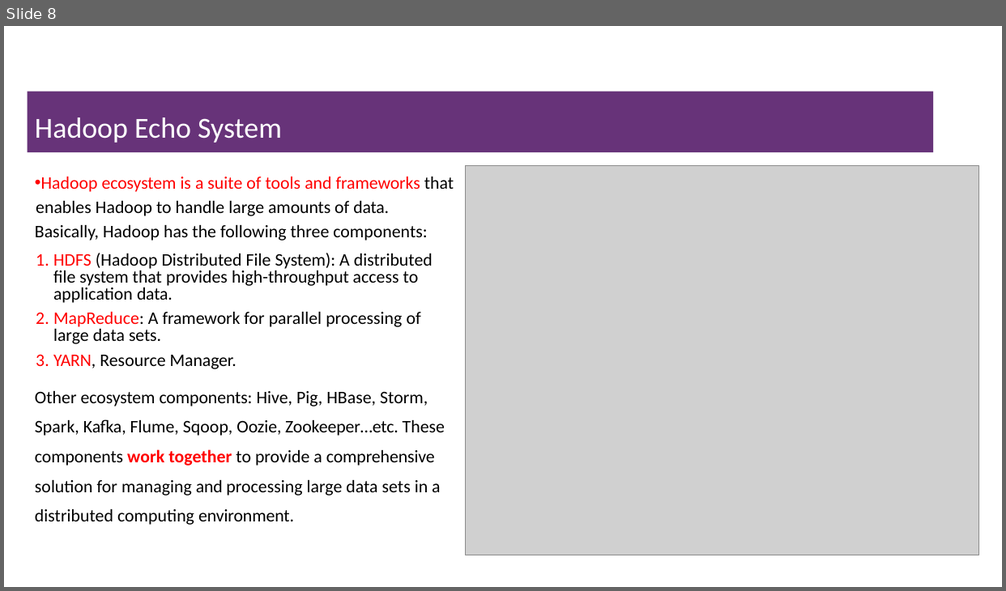
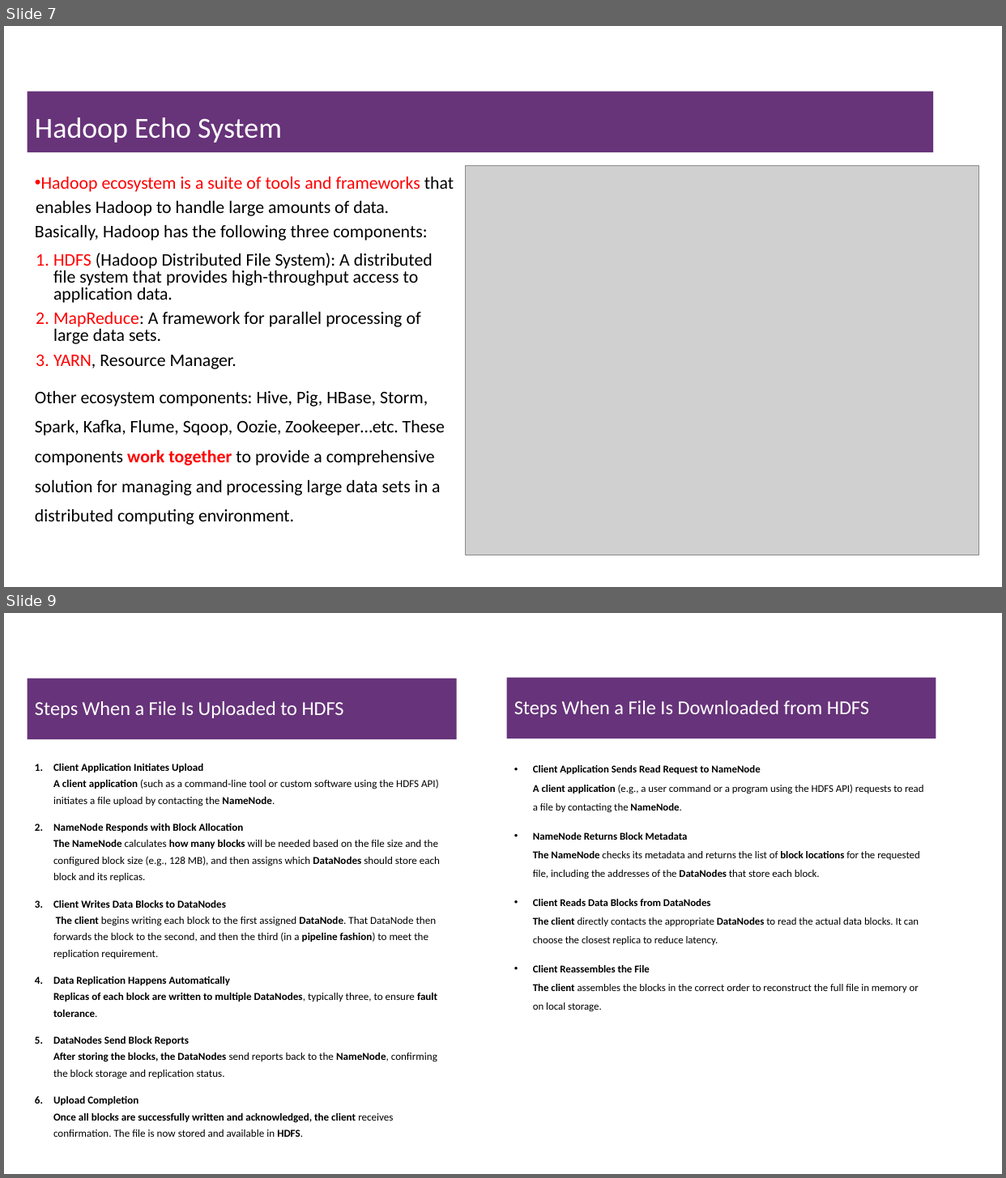
Before and after one commit to msfasha/307401-Big-Data, a slide deck: 20243/section_2_introduction_to_hadoop_eco_system/2-Introduction to Hadoop Eco System.pptx. Shown one above the other, each under a label of ours: slide 8 before the commit, slides 7 and 9 after it; the slides between them are not shown. The pictures are 1006x591 and 1006x1178 pixels, drawn with LibreOffice and Linux fonts; fonts in the diff are those of the drawing; grey boxes stand for pictures; background and template pictures are left out. Boxes give left, top, right and bottom in pixels: in the first picture for what was removed or moved away, otherwise in the second. Text is boxed around its words. In the diff, an @@ line names an element or a change of style, - is before the commit and + after.

```diff
--- a/20243/section_2_introduction_to_hadoop_eco_system/2-Introduction to Hadoop Eco System.pptx
+++ b/20243/section_2_introduction_to_hadoop_eco_system/2-Introduction to Hadoop Eco System.pptx
@@ slide 9 added at [4, 613, 1002, 1174], background #FFFFFF @@
@@ title added at [27, 678, 456, 739], fill #67337A, 19 pt, text #FFFFFF @@
+Steps When a File Is Uploaded to HDFS
@@ rectangle added at [507, 677, 936, 739], fill #67337A, 19 pt, text #FFFFFF @@
+Steps When a File Is Downloaded from HDFS
@@ text added at [53, 763, 440, 1137], 10.2 pt, text #000000 @@
+1. Client Application Initiates Upload
+   A client application (such as a command-line tool or custom software using the HDFS API) initiates a file upload by contacting the NameNode.
+2. NameNode Responds with Block Allocation
+   The NameNode calculates how many blocks will be needed based on the file size and the configured block size (e.g., 128 MB), and then assigns which DataNodes should store each block and its replicas.
+3. Client Writes Data Blocks to DataNodes
+   The client begins writing each block to the first assigned DataNode. That DataNode then forwards the block to the second, and then the third (in a pipeline fashion) to meet the replication requirement.
+4. Data Replication Happens Automatically
+   Replicas of each block are written to multiple DataNodes, typically three, to ensure fault tolerance.
+5. DataNodes Send Block Reports
+   After storing the blocks, the DataNodes send reports back to the NameNode, confirming the block storage and replication status.
+6. Upload Completion
+   Once all blocks are successfully written and acknowledged, the client receives confirmation. The file is now stored and available in HDFS.
@@ text added at [533, 765, 924, 1012], 10 pt, text #000000 @@
+• Client Application Sends Read Request to NameNode
+  A client application (e.g., a user command or a program using the HDFS API) requests to read a file by contacting the NameNode.
+• NameNode Returns Block Metadata
+  The NameNode checks its metadata and returns the list of block locations for the requested file, including the addresses of the DataNodes that store each block.
+• Client Reads Data Blocks from DataNodes
+  The client directly contacts the appropriate DataNodes to read the actual data blocks. It can choose the closest replica to reduce latency.
+• Client Reassembles the File
+  The client assembles the blocks in the correct order to reconstruct the full file in memory or on local storage.
@@ what was slide 8 is now slide 7 @@
```
Also in this commit, not shown: 5 slides changed, 4 other slides added, 3 slides removed, 2 other files.
